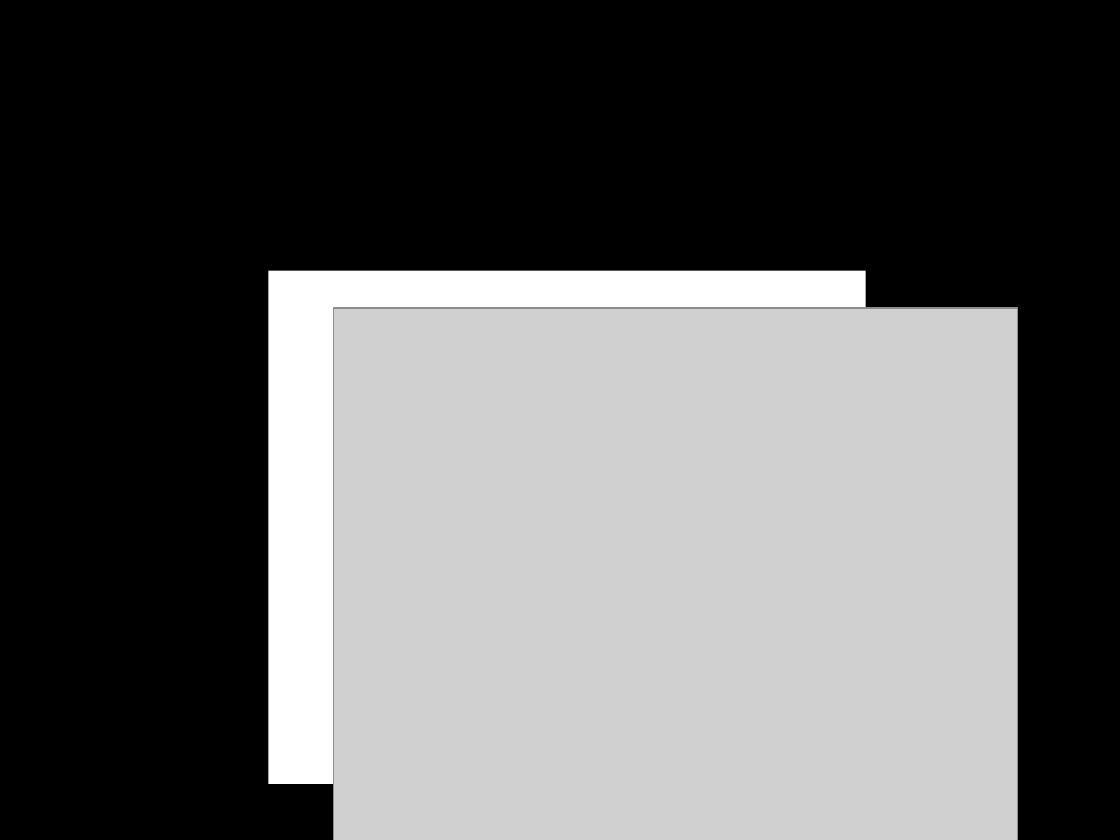
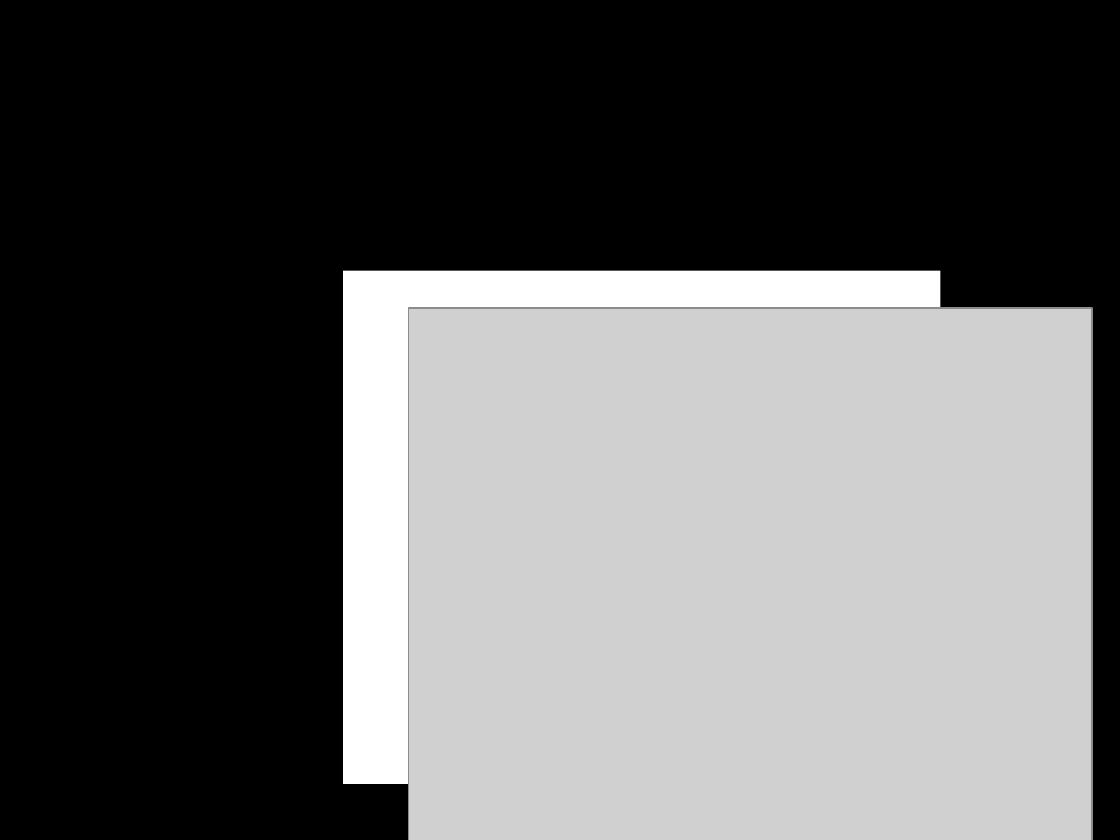
Before and after one commit to fodorclasses/fodorclasses.github.io, a slide deck: slide 1 of classes/stats2020/Lecture17C_LikelihoodOfModels.ppt. Drawn at 1120x840 pixels with LibreOffice and Linux fonts; fonts in the diff are those of the drawing; grey boxes stand for pictures. Boxes give left, top, right and bottom in pixels: in the first picture for what was removed or moved away, otherwise in the second. Text is boxed around its words. In the diff, an @@ line names an element or a change of style, - is before the commit and + after.

Commit message:
lecture 17C

```diff
--- a/classes/stats2020/Lecture17C_LikelihoodOfModels.ppt
+++ b/classes/stats2020/Lecture17C_LikelihoodOfModels.ppt
@@ rectangle: place and size @@
-rectangle at box(269, 271, 866, 784)
+rectangle at box(343, 271, 940, 784)
@@ picture: place and size @@
-picture at box(334, 308, 1017, 840)
+picture at box(409, 308, 1092, 840)
```
Also in this commit, not shown: 3 other slides changed, 2 slides added.
